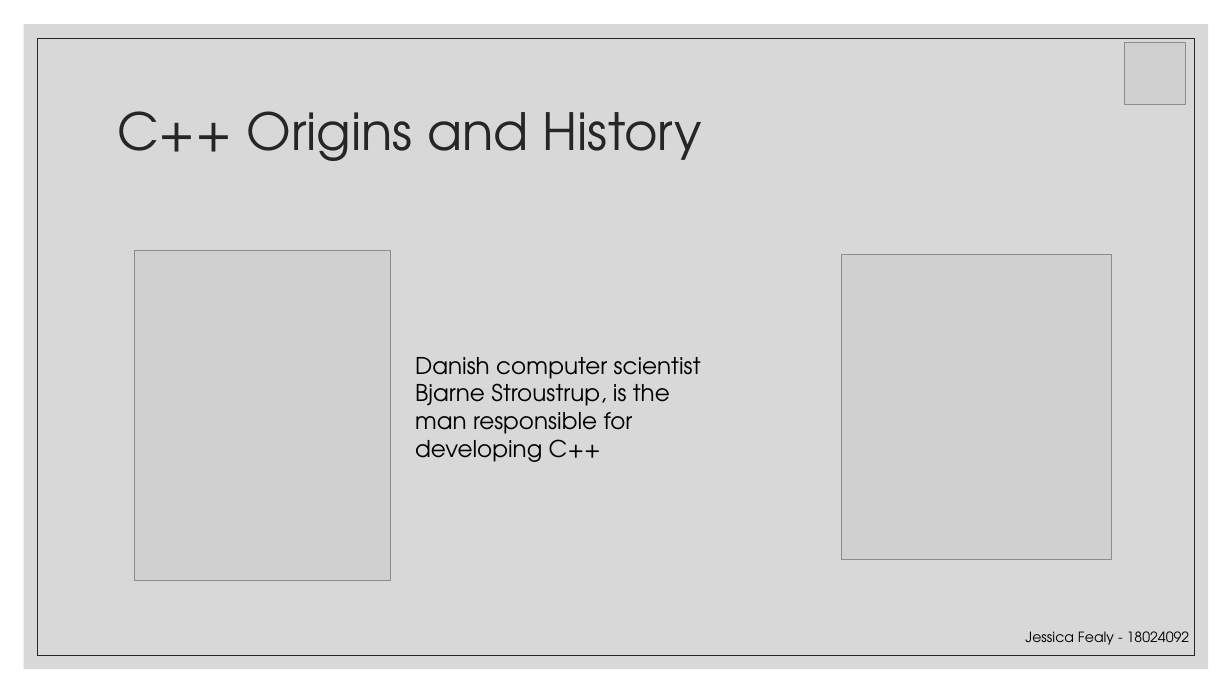
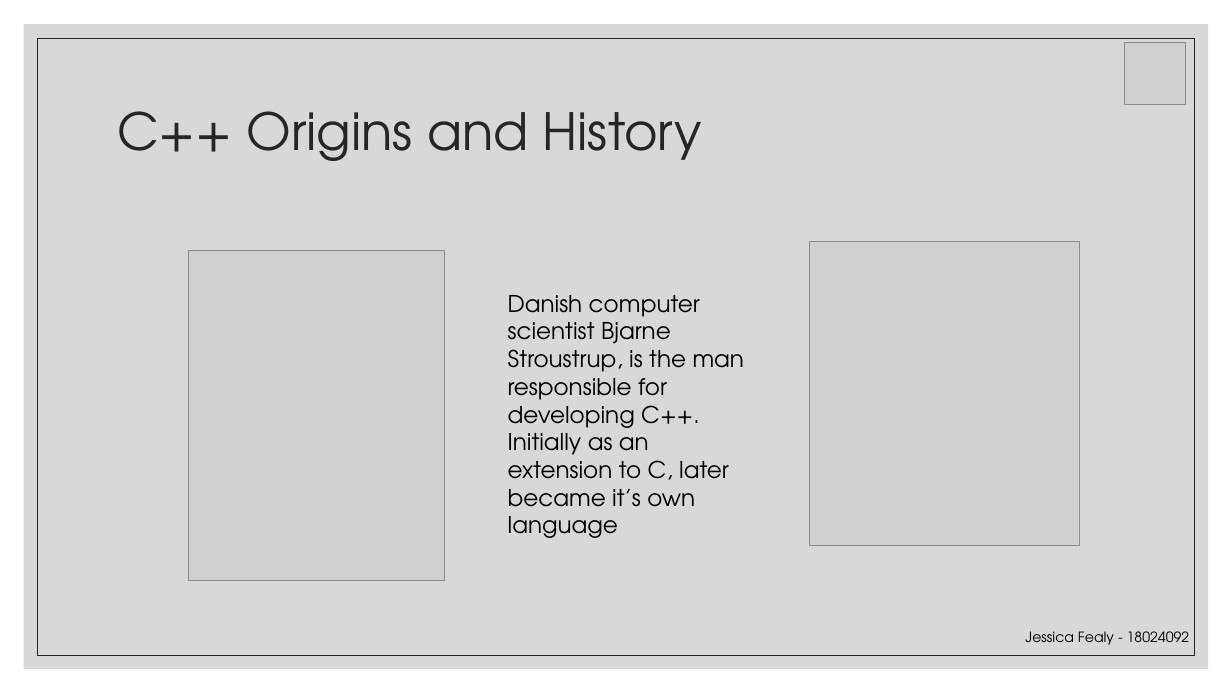
Before and after one commit to BenB33/ProfessionalismTeam2, a slide deck: slide 3 of Jessica's Slides.pptx. Drawn at 1232x693 pixels with LibreOffice and Linux fonts; fonts in the diff are those of the drawing; grey boxes stand for pictures. Boxes give left, top, right and bottom in pixels: in the first picture for what was removed or moved away, otherwise in the second. Text is boxed around its words. In the diff, an @@ line names an element or a change of style, - is before the commit and + after.

```diff
--- a/Jessica's Slides.pptx
+++ b/Jessica's Slides.pptx
@@ picture: place and size @@
-picture at (134, 250, 391, 580)
+picture at (189, 250, 445, 580)
@@ picture: place and size @@
-picture at (841, 255, 1112, 560)
+picture at (810, 241, 1080, 546)
@@ text at (508, 295, 745, 538): text changed @@
-Danish computer scientist Bjarne Stroustrup, is the man responsible for developing C++
+Danish computer scientist Bjarne Stroustrup, is the man responsible for developing C++. Initially as an extension to C, later became it’s own language
```
Also in this commit, not shown: 1 other slide changed.
